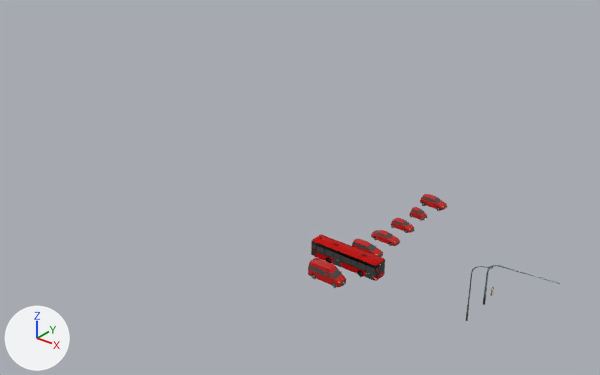
Two versions of the Blender file assets/blender/all.blend, one commit apart.
Both versions are drawn from a 50 mm lens placed at (61.2, -92.8, 64.8), pointed at (-21.7, 10.7, 0.6). Arrows for +X, +Y and +Z are at lower left; the lights stay in place. Objects named as collision shapes, trigger or cutter boxes, shadow casters or lower levels of detail are left out.

Script lines for the objects in view, before the commit:
```python
me_cube_007 = bpy.data.meshes.new('Cube.007')
me_cube_007.from_pydata(...)  # 417 vertices, 332 faces; spans x -2.92..2.93, y -1.22..1.22, z -0.02..2.56
me_cube_007.polygons.foreach_set('use_smooth', [True] * 332)
me_cube_007.materials.append(mat_carmat)
me_cube_008 = bpy.data.meshes.new('Cube.008')
me_cube_008.from_pydata(...)  # 583 vertices, 476 faces; spans x -6.03..6.2, y -1.34..1.6, z -0.01..3.06
me_cube_008.polygons.foreach_set('use_smooth', [True] * 476)
me_cube_008.materials.append(mat_busmat)
ob_car_bus__lod0 = bpy.data.objects.new('Car_Bus #lod0', me_cube_008)
ob_car_bus__lod0.location = (0.0, -5.0, 0.0)
_m = ob_car_bus__lod0.modifiers.new('EdgeSplit', 'EDGE_SPLIT')
_m.use_edge_angle = False
ob_car_van__lod0 = bpy.data.objects.new('Car_Van #lod0', me_cube_007)
ob_car_van__lod0.location = (0.0, -10.0, 0.0)
_m = ob_car_van__lod0.modifiers.new('EdgeSplit', 'EDGE_SPLIT')
_m.use_edge_angle = False
```
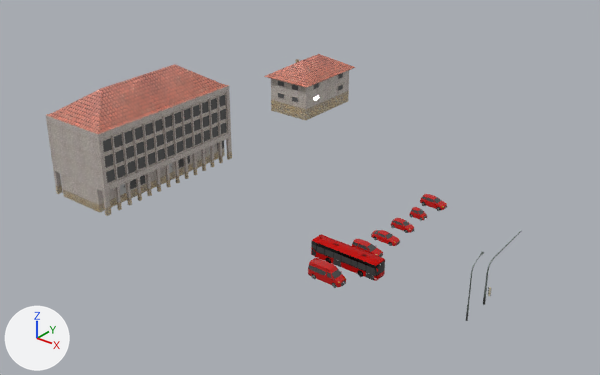
What differs and where, as boxes (x1, y1, x2, y2) in the pictures (600 x 375 px):
'Mixed #lod0', added
    after: (46, 64, 232, 216)
'House #lod0', added
    after: (264, 54, 355, 120)

Diff of the bpy script that builds the scene:
```diff
--- a/assets/blender/all.blend.py
+++ b/assets/blender/all.blend.py
@@ img_house_png @@
+img_house_png = load_image('house.png', '../buildings/house.png', 2048, 2048, 'sRGB')
@@ img_house_pbr_png @@
+img_house_pbr_png = load_image('house.pbr.png', '../buildings/house.pbr.png', 2048, 2048, 'sRGB')
@@ mat_house @@
+mat_house = bpy.data.materials.new('House')
+# uses the picture img_house_pbr_png
+# uses the picture img_house_png
@@ me_cube_001 @@
+me_cube_001.from_pydata(...)  # 806 vertices, 584 faces; spans x -7.0..7.0, y -15.2..16.0, z -1.5..18.0
+me_cube_001.materials.append(mat_house)
@@ me_window @@
+me_window.from_pydata(...)  # 348 vertices, 269 faces; spans x -7.0..6.0, y -9.0..9.0, z -2.0..9.7
+me_window.materials.append(mat_house)
@@ ob_mixed__lod0 @@
+ob_mixed__lod0 = bpy.data.objects.new('Mixed #lod0', me_cube_001)
+ob_mixed__lod0.location = (-50.0, 0.0, 0.0)
+_m = ob_mixed__lod0.modifiers.new('EdgeSplit', 'EDGE_SPLIT')
@@ ob_house__lod0 @@
+ob_house__lod0 = bpy.data.objects.new('House #lod0', me_window)
+ob_house__lod0.location = (-50.0, 50.0, 0.0)
+_m = ob_house__lod0.modifiers.new('EdgeSplit', 'EDGE_SPLIT')
```
